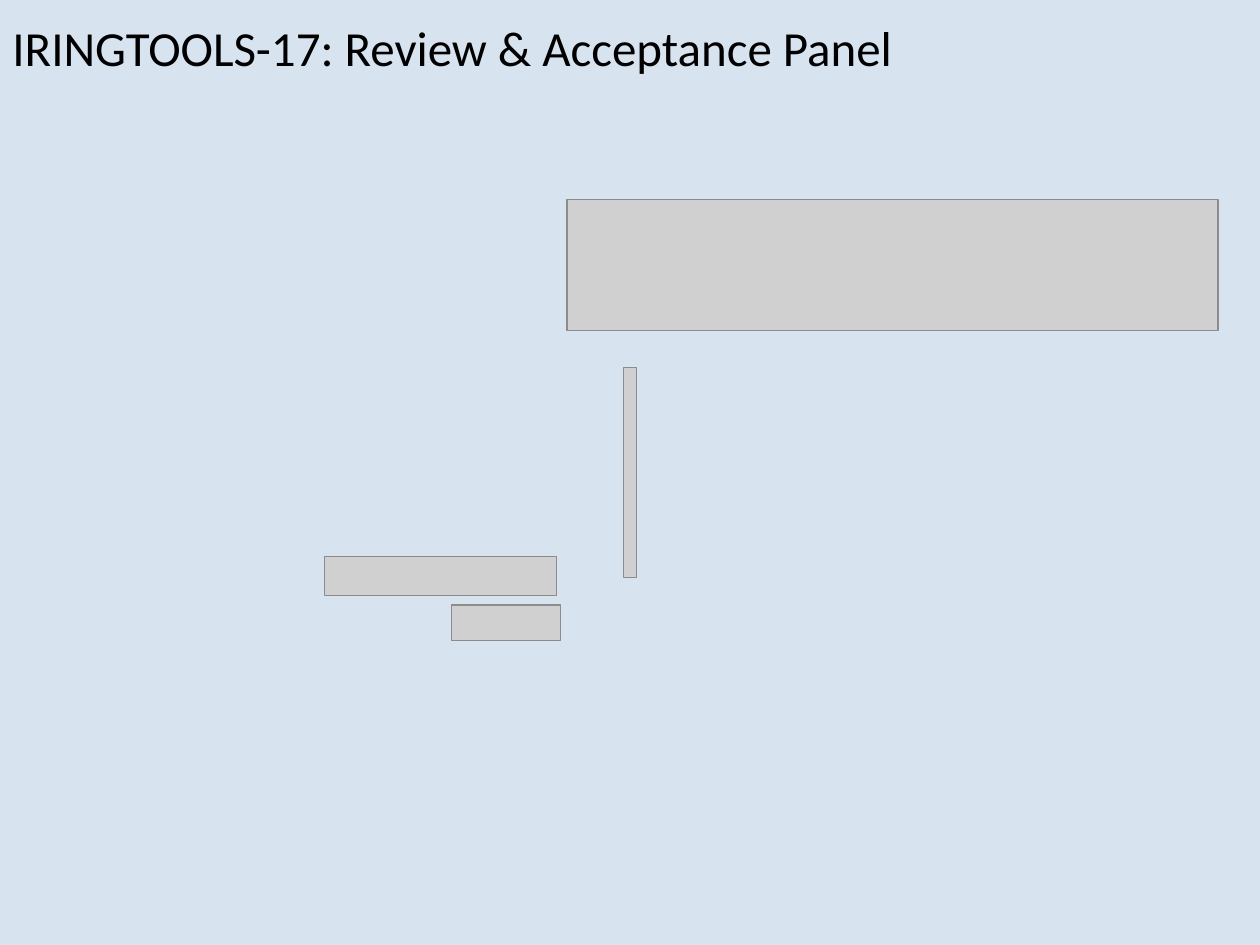
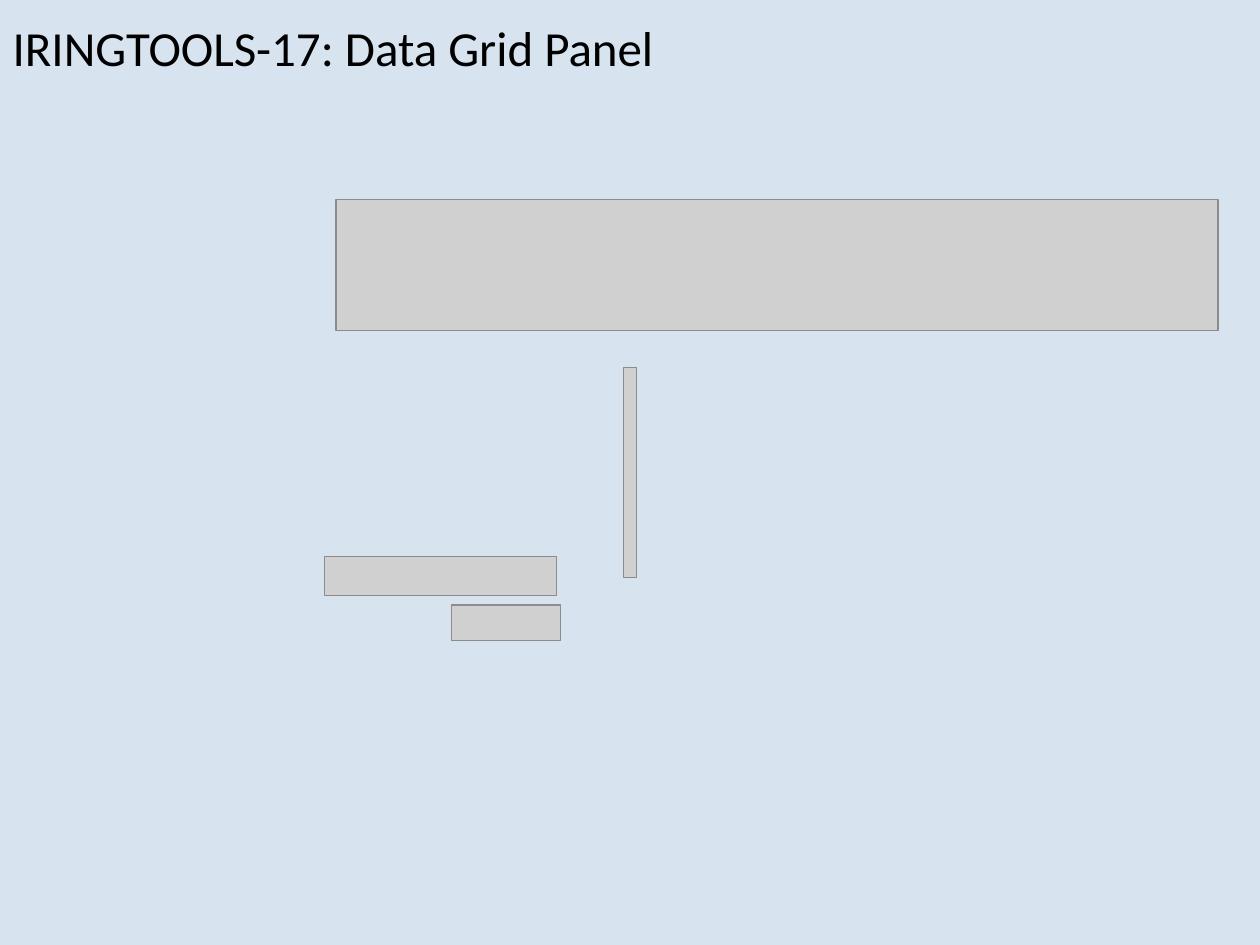
Before and after one commit to heyena/iring-tools, a slide deck: slide 7 of trunk/iRINGTools.ESBServices/documents/Sprint 2 User Stories.1.1.ppt (slide 8 before the commit). Drawn at 1260x945 pixels with LibreOffice and Linux fonts; fonts in the diff are those of the drawing; grey boxes stand for pictures; background and template pictures are left out. Boxes give left, top, right and bottom in pixels: in the first picture for what was removed or moved away, otherwise in the second. Text is boxed around its words. In the diff, an @@ line names an element or a change of style, - is before the commit and + after.

```diff
--- a/trunk/iRINGTools.ESBServices/documents/Sprint 2 User Stories.1.1.ppt
+++ b/trunk/iRINGTools.ESBServices/documents/Sprint 2 User Stories.1.1.ppt
@@ title at bbox=[13, 32, 653, 67]: text changed @@
-IRINGTOOLS-17: Review & Acceptance Panel
+IRINGTOOLS-17: Data Grid Panel
@@ picture: place and size @@
-picture at bbox=[567, 199, 1218, 330]
+picture at bbox=[336, 199, 1218, 330]
```
Also in this commit, not shown: 4 other slides changed.
